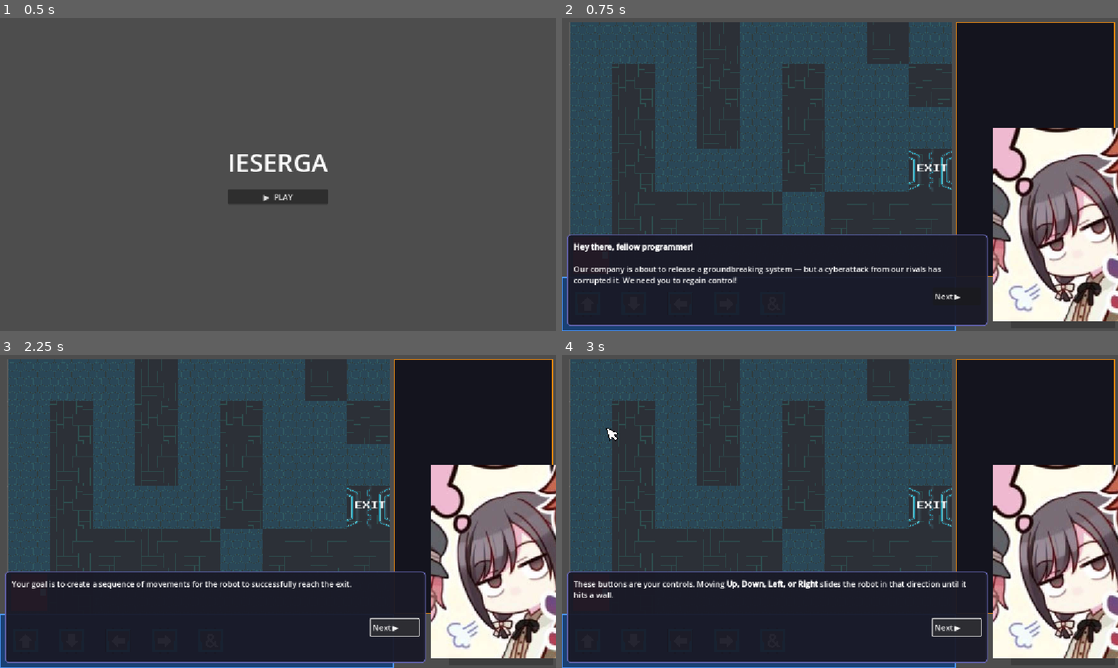
Above: before the commit, frames 1-4 (two rows, left to right).
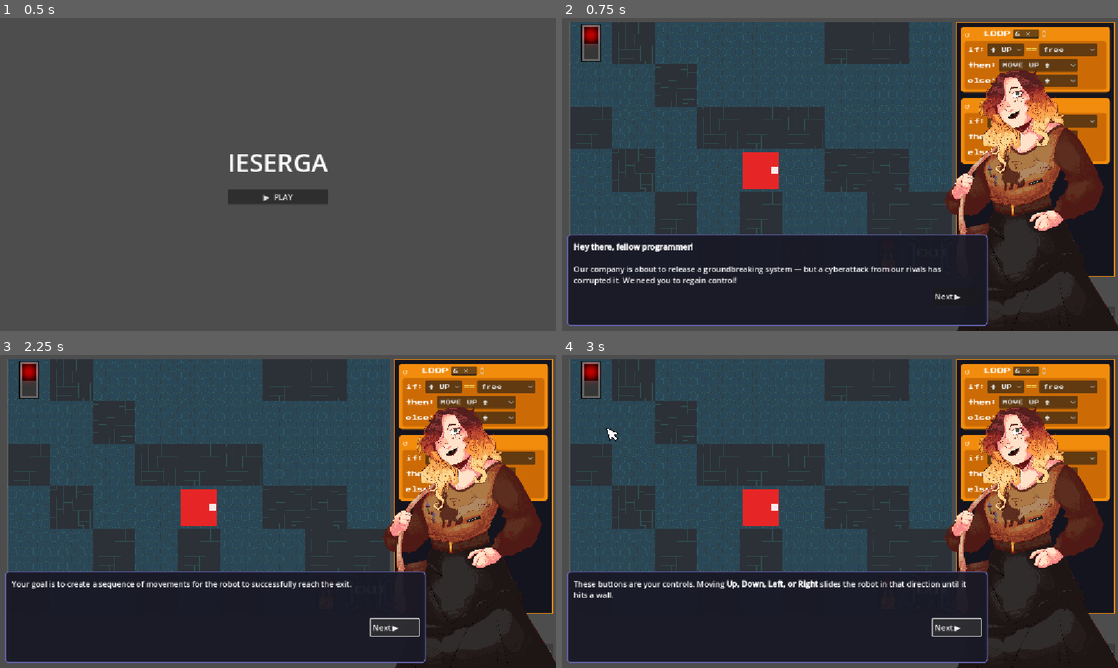
Above: after the commit, the same moments.

Repository: ca-jtsb/machine-learning
Game: Godot game, scene res://scenes/main_menu.tscn
Same seed, same stepped clock (60 frames per second), same inputs: the game is played once before the commit and once after it.
Inputs (mouse positions are in pixels of both pictures, inside the frame that each line leads up to):
- Up to frame 1 (0.5 s): no input
- Up to frame 2 (0.75 s): click "▶ PLAY" at 0.5 s
- Up to frame 3 (2.25 s): click (211, 639) at 1.27 s; click "Next ▶" at 2 s
- Up to frame 4 (3 s): click "Next ▶" at 2.75 s

Frame 1 is identical in both runs. In frame 2, 43% of the frame differs, in the area x 0-100%, y 1-100%; in frame 3, 43%; in frame 4, 43%.

Commit message:
fixed append and loop feedback when selecting and deselecting

Diff:
--- a/scenes/tutorial_overlay.tscn
+++ b/scenes/tutorial_overlay.tscn
@@ -1,7 +1,7 @@
 [gd_scene load_steps=5 format=3 uid="uid://c05dldl2igary"]
 
 [ext_resource type="Script" uid="uid://b4f73fbekpu6h" path="res://scripts/tutorial_overlay.gd" id="1_3d8bu"]
-[ext_resource type="Texture2D" uid="uid://cmbiclakd640k" path="res://assets/enan-placeholder.jpg" id="2_gjsn7"]
+[ext_resource type="Texture2D" uid="uid://b5ifbtegwjqfg" path="res://assets/boss_sprite.png" id="2_gjsn7"]
 [ext_resource type="Texture2D" uid="uid://cjsvpfirhopxk" path="res://assets/pointer-placeholder.png" id="3_gjsn7"]
 
 [sub_resource type="StyleBoxFlat" id="StyleBoxFlat_gl2vx"]
@@ -25,10 +25,11 @@
 anchor_top = 1.0
 anchor_right = 1.0
 anchor_bottom = 1.0
-offset_left = -260.0
-offset_top = -420.0
-offset_right = -20.0
-offset_bottom = -20.0
+offset_left = -485.0
+offset_top = -603.0
+offset_right = 245.0
+grow_horizontal = 0
+grow_vertical = 0
 texture = ExtResource("2_gjsn7")
 expand_mode = 3
 stretch_mode = 4
--- a/scripts/main.gd
+++ b/scripts/main.gd
@@ -22,12 +22,12 @@
 
 # ── Level list ─────────────────────────────────────────────────────────────────
 @export var levels : Array[String] = [
-	"res://levels/level_1.tres",
-	"res://levels/level_2.tres",
-	"res://levels/level_3.tres",
-	"res://levels/level_4.tres",
-	"res://levels/level_5.tres",
-	"res://levels/level_6.tres",
+	#"res://levels/level_1.tres",
+	#"res://levels/level_2.tres",
+	#"res://levels/level_3.tres",
+	#"res://levels/level_4.tres",
+	#"res://levels/level_5.tres",
+	#"res://levels/level_6.tres",
 	"res://levels/level_7.tres",
 	"res://levels/level_8.tres",
 	"res://levels/level_9.tres",
@@ -913,14 +913,21 @@
 # ── Standard palette handlers ──────────────────────────────────────────────────
 func _on_loop_pressed() -> void:
 	if is_executing: return
+	if _pending_mode == PendingMode.LOOP:
+		_pending_mode = PendingMode.NONE
+		_clear_palette_hint()
+		return
 	_show_loop_count_popup()
 
 func _on_append_pressed() -> void:
 	if is_executing: return
 	if _pending_mode in [PendingMode.APPEND_FIRST, PendingMode.APPEND_SECOND]:
-		_pending_mode = PendingMode.NONE; _clear_palette_hint(); return
+		# Cancel APPEND selection
+		_pending_mode = PendingMode.NONE
+		_clear_palette_hint()
+		return
 	_pending_mode = PendingMode.APPEND_FIRST
-	_set_palette_hint("Pick FIRST action…")
+	_set_palette_hint("Pick FIRST action to append…")
 
 func _on_basic_pressed(cmd_type: CommandBlock.CommandType) -> void:
 	if is_executing: return
@@ -929,13 +936,15 @@
 		PendingMode.LOOP:
 			var block := CommandBlock.new(CommandBlock.CommandType.LOOP)
 			block.loop_action = cmd_type
+			block.loop_count = _pending_loop_count
 			_finalise_block(block)
 			_pending_mode = PendingMode.NONE  # ← Reset FIRST
 			_clear_palette_hint()             # ← Then clear hint (which calls _update_action_button_visuals)
+			_pending_loop_count = 3
 		PendingMode.APPEND_FIRST:
 			_pending_first_action = cmd_type
 			_pending_mode         = PendingMode.APPEND_SECOND
-			_set_palette_hint("Pick SECOND action…")
+			_set_palette_hint("Pick SECOND action to append…")
 		PendingMode.APPEND_SECOND:
 			var block := CommandBlock.new(CommandBlock.CommandType.APPEND)
 			block.first_action  = _pending_first_action
@@ -1511,6 +1520,7 @@
 
 
 # ── Update action button visuals for pending modes ────────────────────────────
+# ── Update action button visuals for pending modes ────────────────────────────
 func _update_action_button_visuals() -> void:
 	if _bottom_palette == null: return
 	var hbox : HBoxContainer = _bottom_palette.get_meta("buttons_hbox")
@@ -1524,11 +1534,14 @@
 			var btn_key : String = child.get_meta("cmd_key", "")
 			var is_action_btn : bool = btn_key in action_keys
 
-			if is_action_btn and _pending_mode == PendingMode.LOOP:
-				# Add yellow border when LOOP is waiting for action (NO FILL)
+			# Check if we're in LOOP or APPEND mode
+			var is_pending : bool = _pending_mode in [PendingMode.LOOP, PendingMode.APPEND_FIRST, PendingMode.APPEND_SECOND]
+
+			if is_action_btn and is_pending:
+				# Add orange border when waiting for action selection (NO FILL)
 				var sty := StyleBoxFlat.new()
 				sty.bg_color = Color(0, 0, 0, 0)  # ← Transparent (no fill)
-				sty.border_color = Color(1.0, 0.95, 0.3, 1.0)  # Yellow border
+				sty.border_color = Color(1.0, 0.95, 0.3, 1.0)  # Yellow/orange border
 				for side in ["left","right","top","bottom"]:
 					sty.set("border_width_" + side, 3)
 				for corner in ["top_left","top_right","bottom_left","bottom_right"]:
@@ -1540,10 +1553,10 @@
 				child.add_theme_stylebox_override("hover", sty_hover)
 				child.add_theme_stylebox_override("pressed", sty)
 			else:
-				# Restore original style (transparent fill)
+				# Restore original style (transparent fill, no border)
 				var sty := StyleBoxFlat.new()
 				sty.bg_color = Color(0, 0, 0, 0)  # ← Transparent (no fill)
-				sty.border_color = Color(0, 0, 0, 0)  # Orange border
+				sty.border_color = Color(0, 0, 0, 0)  # No border
 				for side in ["left","right","top","bottom"]:
 					sty.set("border_width_" + side, 2)
 				for corner in ["top_left","top_right","bottom_left","bottom_right"]:
@@ -1551,6 +1564,6 @@
 				child.add_theme_stylebox_override("normal", sty)
 
 				var sty_hover := sty.duplicate()
-				sty_hover.border_color = Color(1.0, 0.65, 0.15, 1.0)  # Lighter orange
+				sty_hover.border_color = Color(1.0, 0.65, 0.15, 1.0)
 				child.add_theme_stylebox_override("hover", sty_hover)
 				child.add_theme_stylebox_override("pressed", sty_hover)
Binary file added: assets/boss_sprite.png
